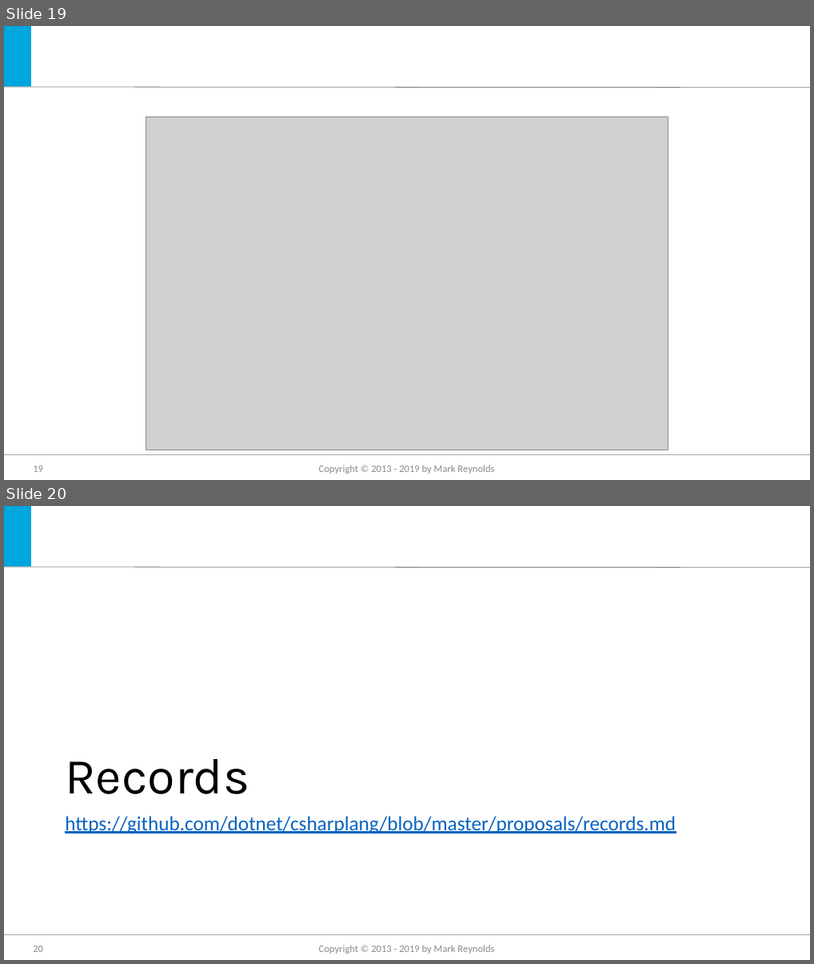
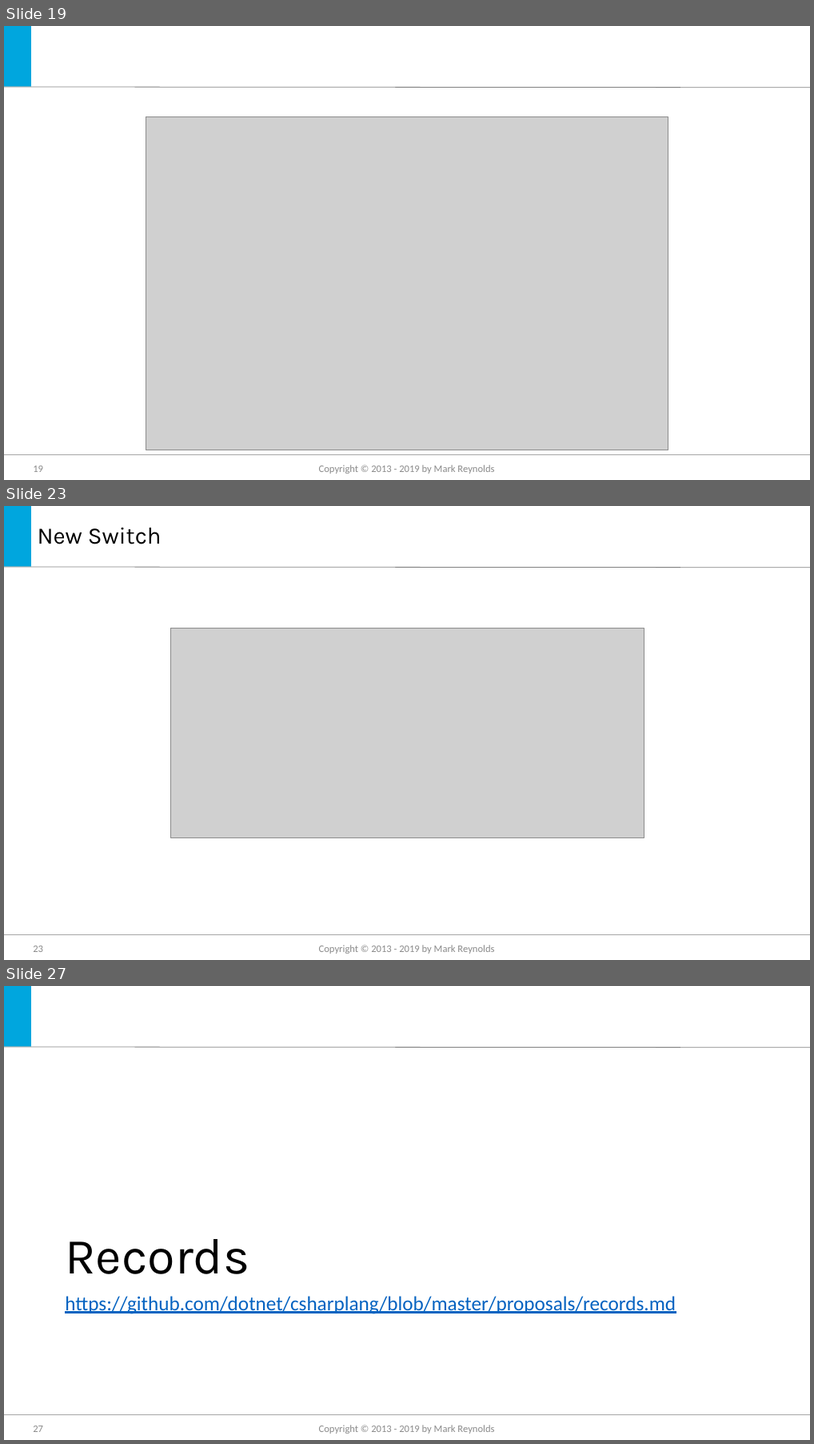
Before and after one commit to jmreynolds/CSharp8, a slide deck: Whats new in C#8.pptx. Shown one above the other, each under a label of ours: slides 19 and 20 before the commit, slides 19, 23 and 27 after it; the slides between them are not shown. The pictures are 814x964 and 814x1444 pixels, drawn with LibreOffice and Linux fonts; fonts in the diff are those of the drawing; grey boxes stand for pictures; background and template pictures are left out. Boxes give left, top, right and bottom in pixels: in the first picture for what was removed or moved away, otherwise in the second. Text is boxed around its words. In the diff, an @@ line names an element or a change of style, - is before the commit and + after.

```diff
--- a/Whats new in C#8.pptx
+++ b/Whats new in C#8.pptx
@@ slide 23 added at [4, 506, 810, 960], background #FFFFFF; not listed: 3 template elements that a slide beside it also shows @@
@@ title added at [38, 528, 162, 544], 28 pt, text #000000 @@
+New Switch
@@ picture added at [170, 628, 644, 837] @@
@@ page number added at [33, 945, 43, 952], 12 pt, text #8C8C8C @@
+23
@@ text added at [319, 944, 494, 953], 12 pt, text #8C8C8C @@
+Copyright © 2013 - 2019 by Mark Reynolds
@@ what was slide 20 is now slide 27 @@
@@ page number at [33, 1425, 43, 1432]: text changed @@
-20
+27
```
Also in this commit, not shown: 1 slide changed, 6 other slides added, 3 other files.
